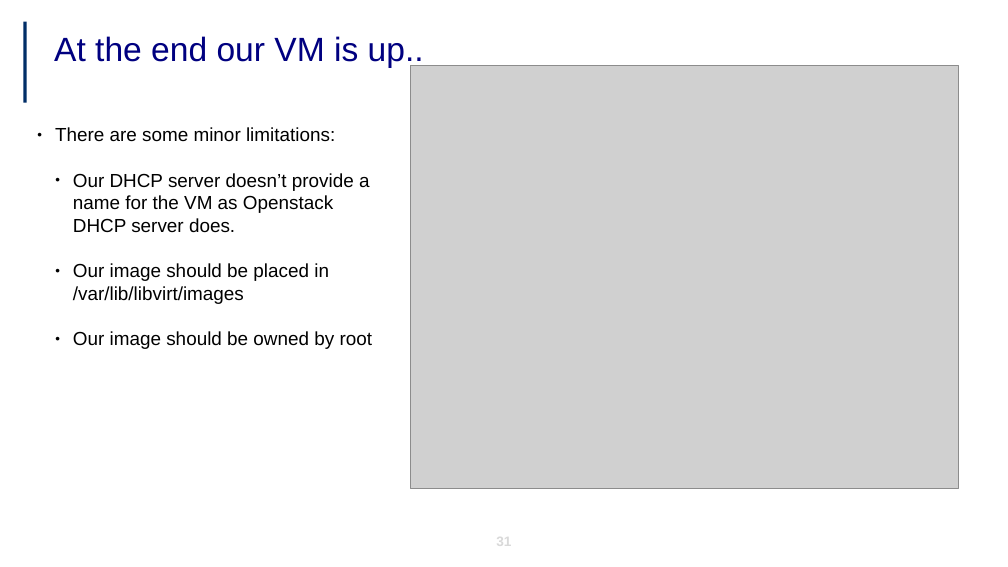
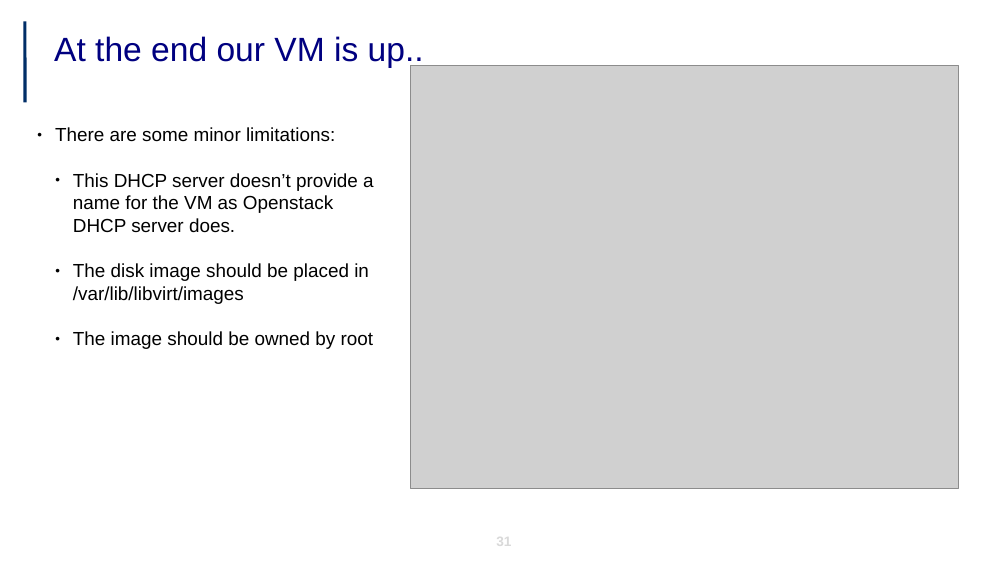
Before and after one commit to jicarretero/SummitMalaga2017, a slide deck: slide 31 of FiwareImageHandling.odp. Drawn at 1008x567 pixels with LibreOffice and Linux fonts; fonts in the diff are those of the drawing; grey boxes stand for pictures; background and template pictures are left out. Boxes give left, top, right and bottom in pixels: in the first picture for what was removed or moved away, otherwise in the second. Text is boxed around its words. In the diff, an @@ line names an element or a change of style, - is before the commit and + after.

Commit message:
Change presentation image and some changes in wording

```diff
--- a/FiwareImageHandling.odp
+++ b/FiwareImageHandling.odp
@@ text at [73,173,374,349]: text changed @@
-  ● Our DHCP server doesn’t provide a name for the VM as Openstack DHCP server does.
-  ● Our image should be placed in /var/lib/libvirt/images
-  ● Our image should be owned by root
+  ● This DHCP server doesn’t provide a name for the VM as Openstack DHCP server does.
+  ● The disk image should be placed in /var/lib/libvirt/images
+  ● The image should be owned by root
```
Also in this commit, not shown: 17 other slides changed.
